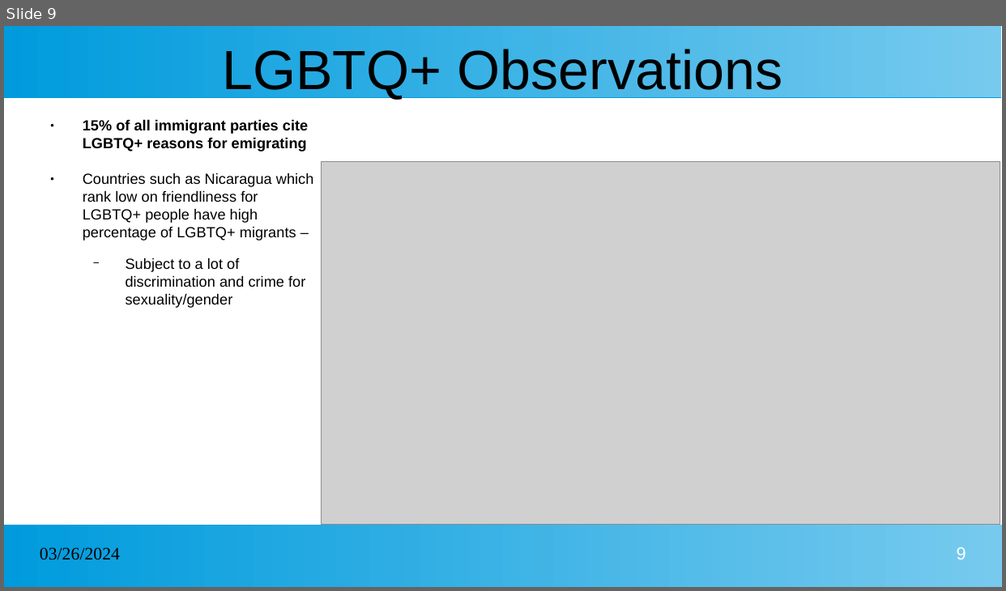
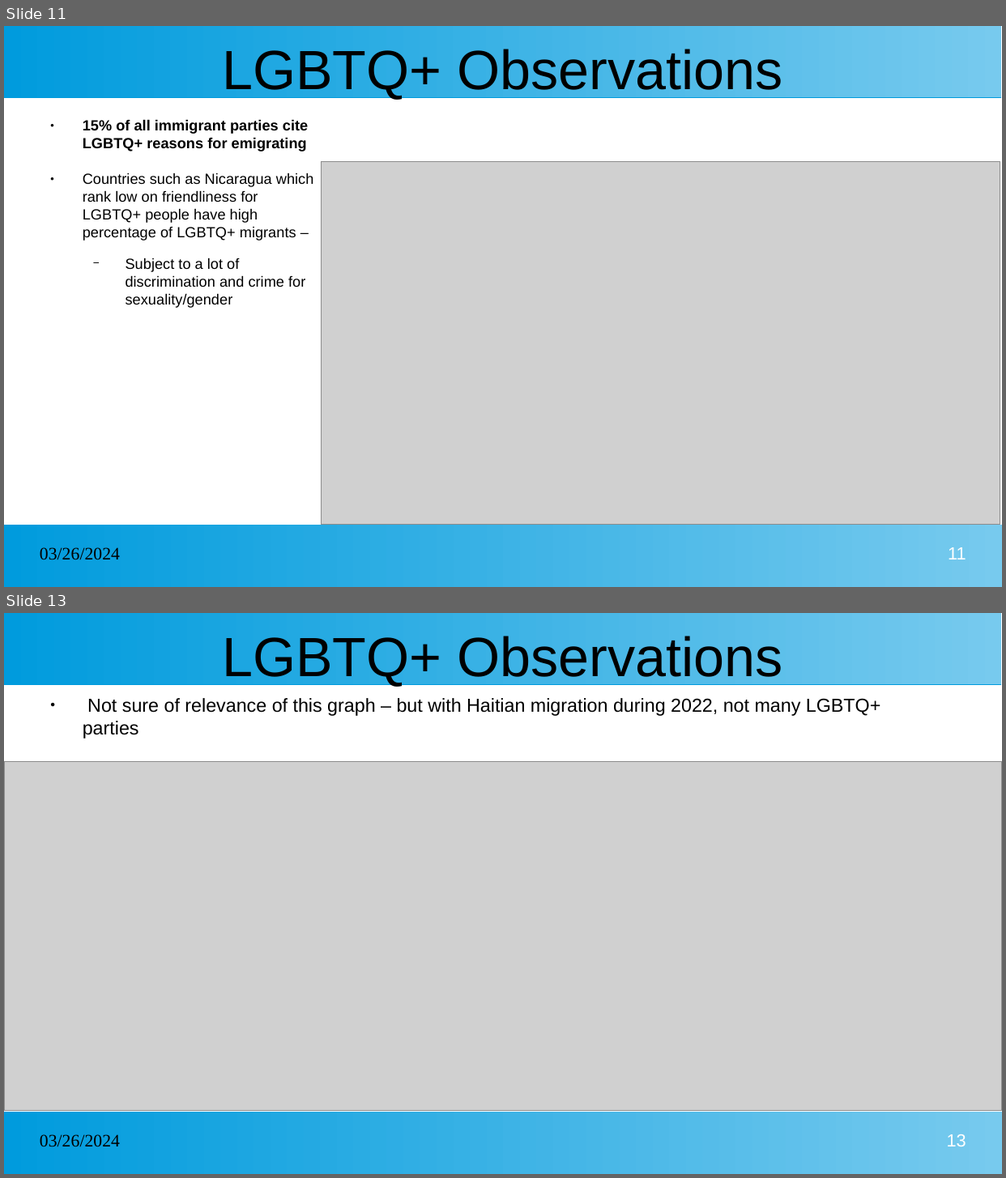
Before and after one commit to jacobgrimm/LA-Complete-Covid-Datat, a slide deck: LA Data.pptx. Shown one above the other, each under a label of ours: slide 9 before the commit, slides 11 and 13 after it; the slides between them are not shown. The pictures are 1006x591 and 1006x1178 pixels, drawn with LibreOffice and Linux fonts; fonts in the diff are those of the drawing; grey boxes stand for pictures. Boxes give left, top, right and bottom in pixels: in the first picture for what was removed or moved away, otherwise in the second. Text is boxed around its words. In the diff, an @@ line names an element or a change of style, - is before the commit and + after.

```diff
--- a/LA Data.pptx
+++ b/LA Data.pptx
@@ slide 13 added at (4, 613, 1002, 1174), background #FFFFFF; not listed: 2 template elements that a slide beside it also shows @@
@@ title added at (222, 636, 782, 687), 44 pt, text #000000 @@
+LGBTQ+ Observations
@@ text added at (83, 698, 880, 739), 15 pt, text #000000 @@
+● Not sure of relevance of this graph – but with Haitian migration during 2022, not many LGBTQ+ parties
@@ picture added at (4, 761, 1002, 1111) @@
@@ text added at (40, 1135, 120, 1148), 14 pt, text #000000 @@
+03/26/2024
@@ page number added at (947, 1135, 966, 1147), 14 pt, text #FFFFFF @@
+13
@@ what was slide 9 is now slide 11 @@
@@ page number at (948, 548, 966, 560): text changed @@
-9
+11
```
Also in this commit, not shown: 3 slides changed, 3 other slides added, 8 other files.
